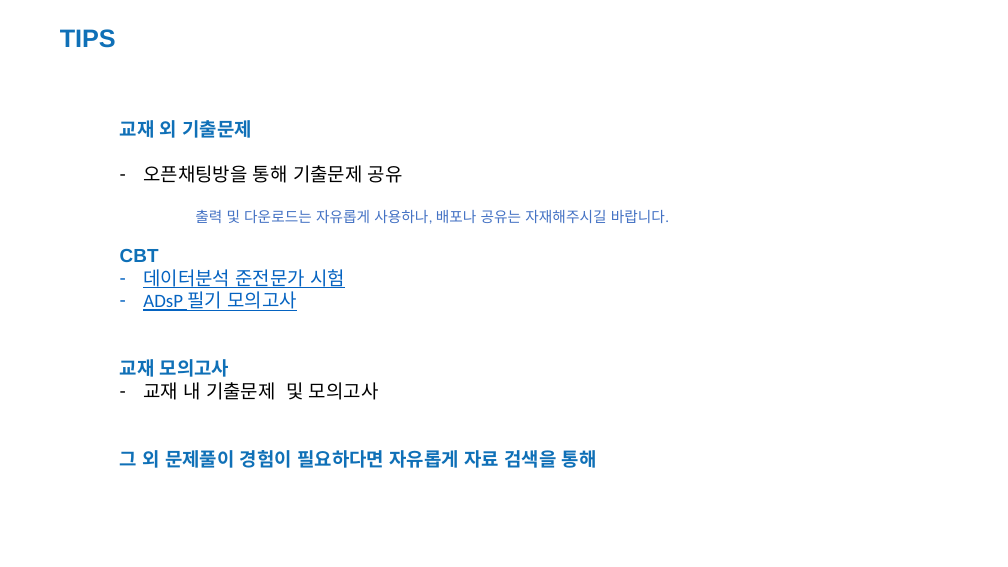
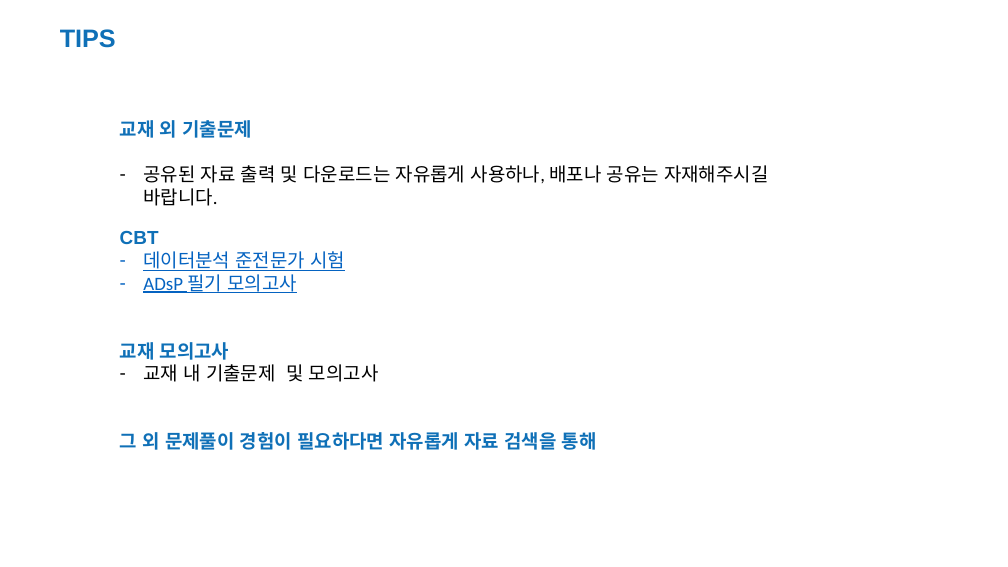
Before and after one commit to JeongSooNa/JeongSooNa-Docs, a slide deck: slide 6 of docs/Korea_IT_Academy-ADsP/ADsP_2025_1.pptx. Drawn at 1008x567 pixels with LibreOffice and Linux fonts; fonts in the diff are those of the drawing; background and template pictures are left out. Boxes give left, top, right and bottom in pixels: in the first picture for what was removed or moved away, otherwise in the second. Text is boxed around its words. In the diff, an @@ line names an element or a change of style, - is before the commit and + after.

```diff
--- a/docs/Korea_IT_Academy-ADsP/ADsP_2025_1.pptx
+++ b/docs/Korea_IT_Academy-ADsP/ADsP_2025_1.pptx
@@ text at (x1=143, y1=165, x2=768, y2=206): text changed; size 14 to 18 pt; text colour #4472C4 to #000000 @@
-– 오픈채팅방을 통해 기출문제 공유
-출력 및 다운로드는 자유롭게 사용하나, 배포나 공유는 자재해주시길 바랍니다.
+– 공유된 자료 출력 및 다운로드는 자유롭게 사용하나, 배포나 공유는 자재해주시길 바랍니다.
```
Also in this commit, not shown: 2 other slides changed.
